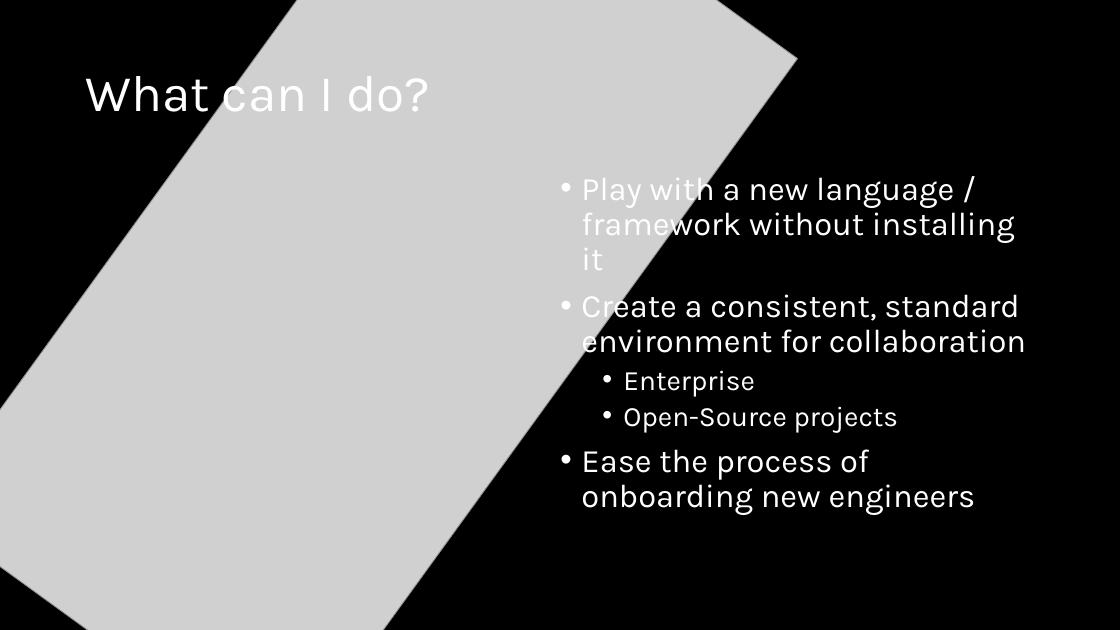
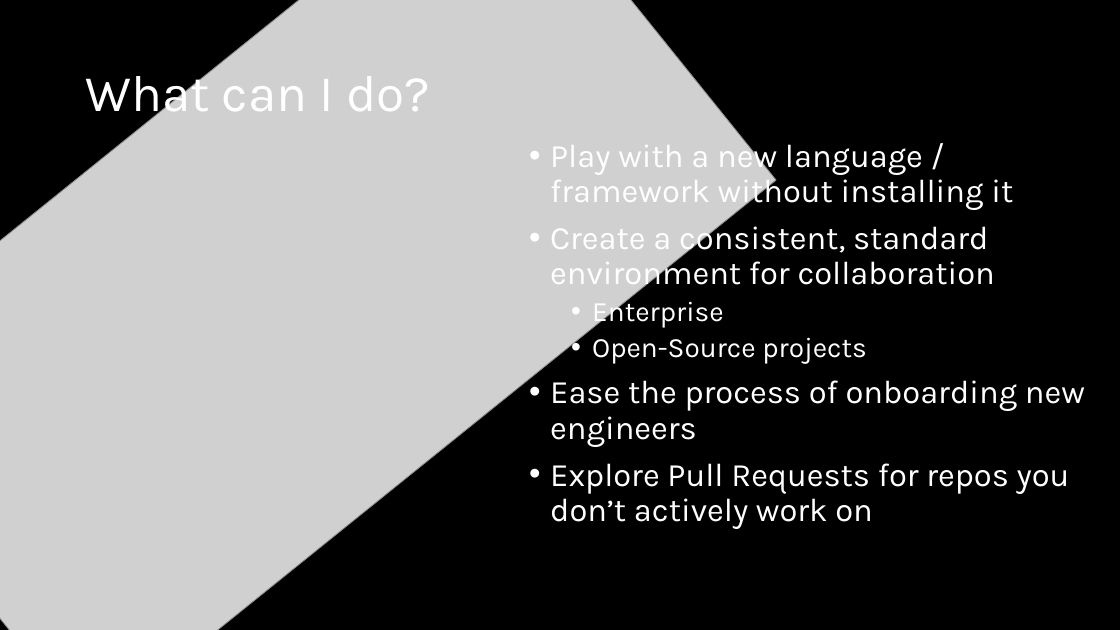
Before and after one commit to cabarney/dev-containers, a slide deck: slide 5 of Press Button, Get Development Environment.pptx. Drawn at 1120x630 pixels with LibreOffice and Linux fonts; fonts in the diff are those of the drawing; grey boxes stand for pictures. Boxes give left, top, right and bottom in pixels: in the first picture for what was removed or moved away, otherwise in the second. Text is boxed around its words. In the diff, an @@ line names an element or a change of style, - is before the commit and + after.

```diff
--- a/Press Button, Get Development Environment.pptx
+++ b/Press Button, Get Development Environment.pptx
@@ picture at (x1=0, y1=0, x2=776, y2=630): rotation 305 to 321 degrees @@
@@ text "Play with a new language ..." moved from (x1=581, y1=172, x2=1026, y2=515) to (x1=550, y1=138, x2=1085, y2=529) @@
@@ text at (x1=550, y1=463, x2=1070, y2=529): paragraph added @@
+• Explore Pull Requests for repos you don’t actively work on
```
Also in this commit, not shown: 2 other slides changed, 1 other file.
